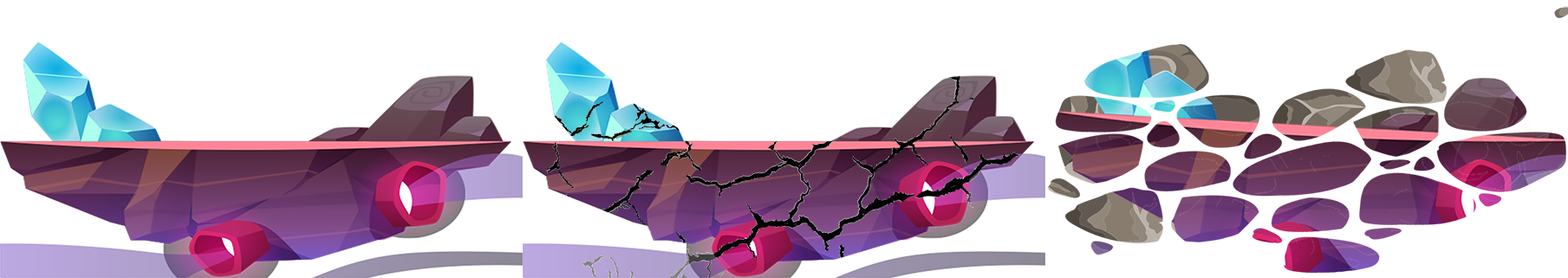
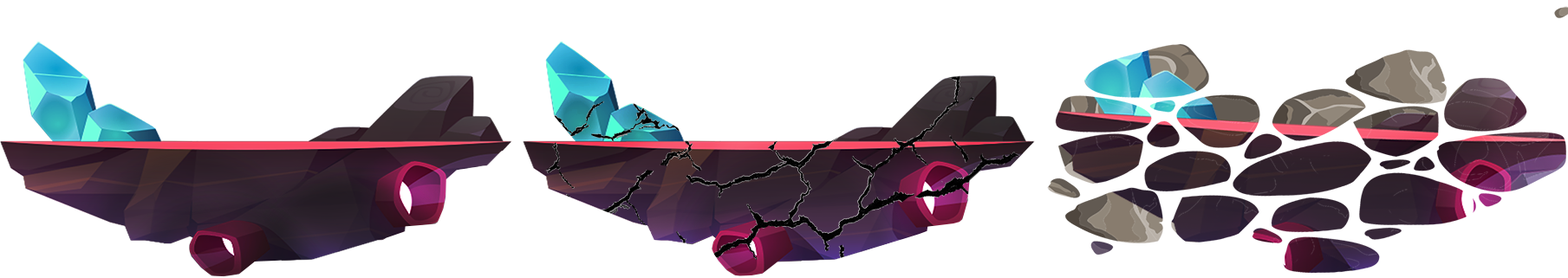
Layered file, before and after one edit (1568 × 278). Changes by layer:
painted on "Layer 4" over box(926, 78, 1021, 209)
painted on "Layer 3" over box(522, 41, 1046, 278)
painted on "Layer 5" over box(1039, 50, 1565, 274)
painted on "Layer 2" over box(0, 41, 523, 278)
